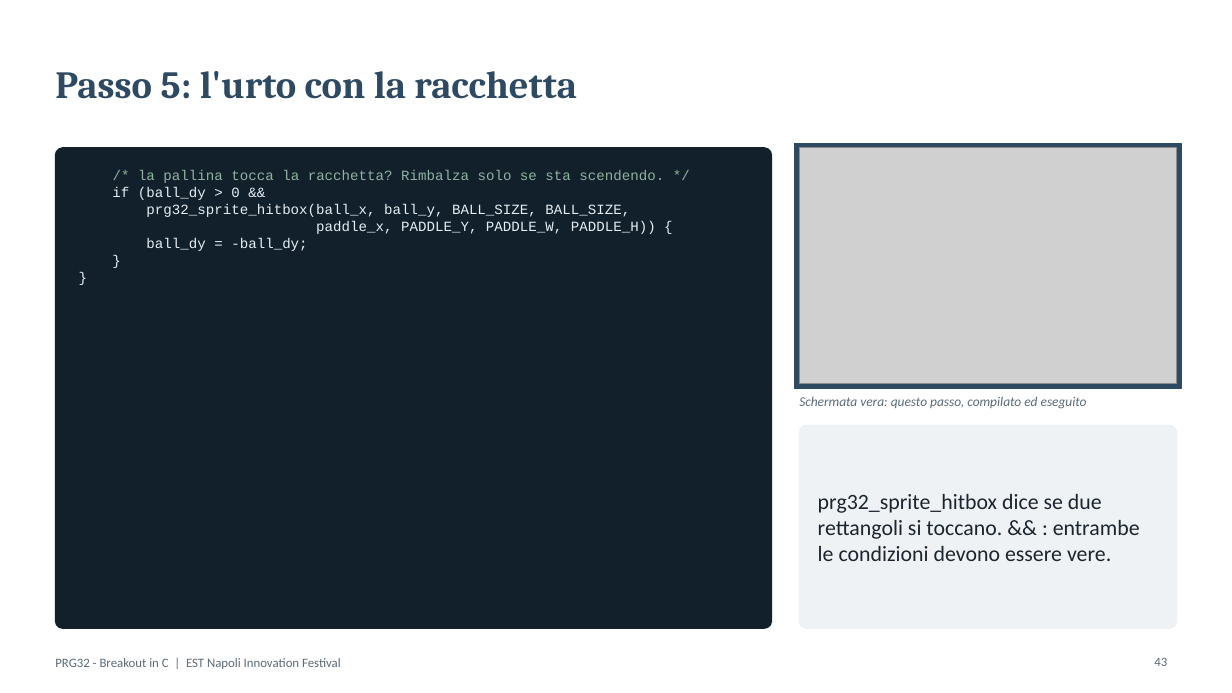
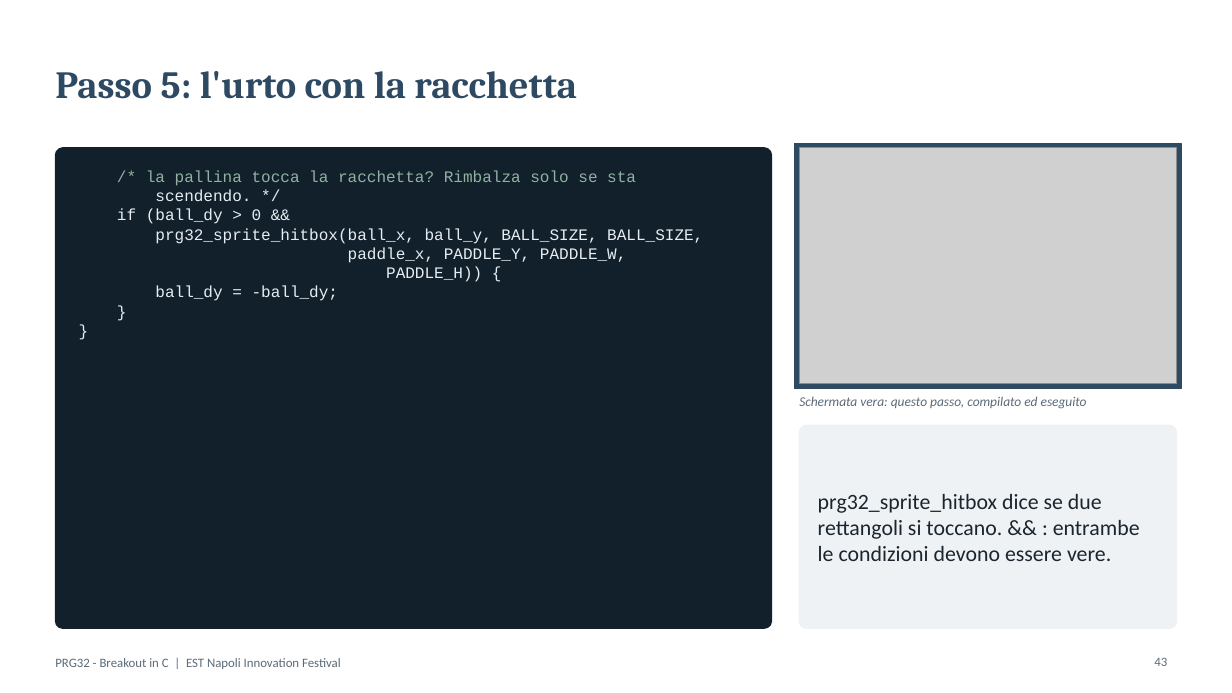
Before and after one commit to riscv-prg32/Playing-with-RISC-V_PRG32_textbook, a slide deck: slide 43 of workshops/EST-Napoli_Innovation_Festival/PRG32_Breakout_C.pptx. Drawn at 1232x693 pixels with LibreOffice and Linux fonts; fonts in the diff are those of the drawing; grey boxes stand for pictures. Boxes give left, top, right and bottom in pixels: in the first picture for what was removed or moved away, otherwise in the second. Text is boxed around its words. In the diff, an @@ line names an element or a change of style, - is before the commit and + after.

```diff
--- a/workshops/EST-Napoli_Innovation_Festival/PRG32_Breakout_C.pptx
+++ b/workshops/EST-Napoli_Innovation_Festival/PRG32_Breakout_C.pptx
@@ text at [146, 170, 636, 201]: text changed; size 11 to 12.5 pt @@
-/* la pallina tocca la racchetta? Rimbalza solo se sta scendendo. */
+/* la pallina tocca la racchetta? Rimbalza solo se sta
+scendendo. */
@@ text at [117, 208, 703, 301]: size 11 to 12.5 pt in "if (ball_dy > 0 &&", "prg32_sprite_hitbox(ball_x, ball_y, BALL_SIZE, BALL_SIZE,", "ball_dy = -ball_dy;", "}" and 1 more places @@
@@ text at [348, 247, 627, 282]: text changed; size 11 to 12.5 pt @@
-paddle_x, PADDLE_Y, PADDLE_W, PADDLE_H)) {
+paddle_x, PADDLE_Y, PADDLE_W,
+PADDLE_H)) {
```
Also in this commit, not shown: 8 other slides changed, 43 other files.
